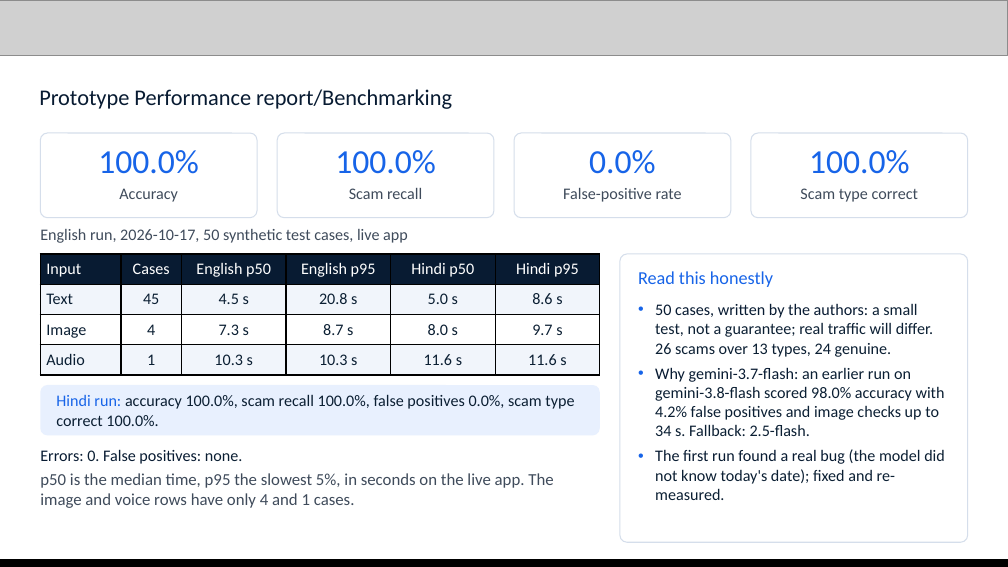
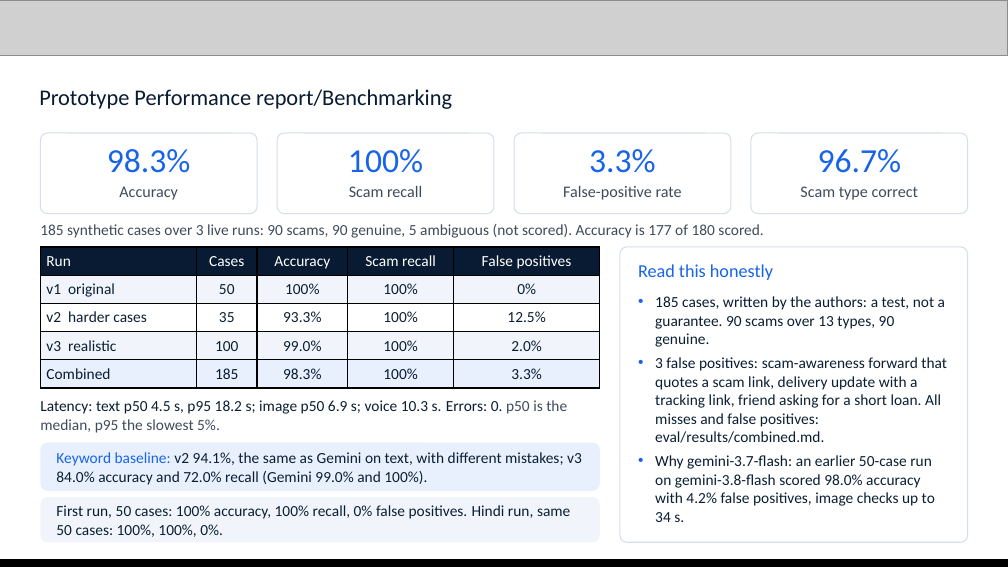
Before and after one commit to Namans12/scam-shield, a slide deck: slide 12 of docs/submission/Scam-Shield-deck.pptx. Drawn at 1008x567 pixels with LibreOffice and Linux fonts; fonts in the diff are those of the drawing; grey boxes stand for pictures. Boxes give left, top, right and bottom in pixels: in the first picture for what was removed or moved away, otherwise in the second. Text is boxed around its words. In the diff, an @@ line names an element or a change of style, - is before the commit and + after.

```diff
--- a/docs/submission/Scam-Shield-deck.pptx
+++ b/docs/submission/Scam-Shield-deck.pptx
@@ rounded rectangle: place and size @@
-rounded rectangle at (40, 133, 257, 218)
+rounded rectangle at (40, 133, 257, 214)
@@ text at (107, 149, 191, 173): text changed @@
-100.0%
+98.3%
@@ rounded rectangle: place and size @@
-rounded rectangle at (277, 133, 494, 218)
+rounded rectangle at (277, 133, 494, 214)
@@ text at (348, 149, 423, 173): text changed @@
-100.0%
+100%
@@ rounded rectangle: place and size @@
-rounded rectangle at (514, 133, 731, 218)
+rounded rectangle at (514, 133, 731, 214)
@@ text at (589, 149, 655, 173): text changed @@
-0.0%
+3.3%
@@ rounded rectangle: place and size @@
-rounded rectangle at (751, 133, 968, 218)
+rounded rectangle at (751, 133, 968, 214)
@@ text at (818, 149, 902, 173): text changed @@
-100.0%
+96.7%
@@ text at (40, 224, 763, 238): text changed; size 11.5 to 11 pt @@
-English run, 2026-10-17, 50 synthetic test cases, live app
+185 synthetic cases over 3 live runs: 90 scams, 90 genuine, 5 ambiguous (not scored). Accuracy is 177 of 180 scored.
@@ table at (40, 247, 600, 388) @@
-Input | Cases | English p50 | English p95 | Hindi p50 | Hindi p95
-Text | 45 | 4.5 s | 20.8 s | 5.0 s | 8.6 s
-Image | 4 | 7.3 s | 8.7 s | 8.0 s | 9.7 s
-Audio | 1 | 10.3 s | 10.3 s | 11.6 s | 11.6 s
+Run | Cases | Accuracy | Scam recall | False positives
+v1 original | 50 | 100% | 100% | 0%
+v2 harder cases | 35 | 93.3% | 100% | 12.5%
+v3 realistic | 100 | 99.0% | 100% | 2.0%
+Combined | 185 | 98.3% | 100% | 3.3%
@@ table: place and size @@
-table at (40, 254, 601, 375)
+table at (40, 247, 600, 388)
@@ rounded rectangle: place and size @@
-rounded rectangle at (620, 254, 968, 542)
+rounded rectangle at (620, 247, 968, 542)
@@ text "Read this honestly": place and size @@
-text "Read this honestly" at (638, 271, 773, 287)
+text "Read this honestly" at (638, 264, 773, 280)
@@ text at (655, 296, 947, 522): text changed; size 11.5 to 11 pt @@
-• 50 cases, written by the authors: a small test, not a guarantee; real traffic will differ. 26 scams over 13 types, 24 genuine.
-• Why gemini-3.7-flash: an earlier run on gemini-3.8-flash scored 98.0% accuracy with 4.2% false positives and image checks up to 34 s. Fallback: 2.5-flash.
-• The first run found a real bug (the model did not know today's date); fixed and re-measured.
+• 185 cases, written by the authors: a test, not a guarantee. 90 scams over 13 types, 90 genuine.
+• 3 false positives: scam-awareness forward that quotes a scam link, delivery update with a tracking link, friend asking for a short loan. All misses and false positives: eval/results/combined.md.
+• Why gemini-3.7-flash: an earlier 50-case run on gemini-3.8-flash scored 98.0% accuracy with 4.2% false positives, image checks up to 34 s.
@@ text added at (40, 400, 567, 433), 11 pt, text #0B1F33 @@
+Latency: text p50 4.5 s, p95 18.2 s; image p50 6.9 s; voice 10.3 s. Errors: 0. p50 is the median, p95 the slowest 5%.
@@ text removed at (56, 394, 574, 426) @@
-Hindi run: accuracy 100.0%, scam recall 100.0%, false positives 0.0%, scam type correct 100.0%.
@@ proportions changed in 5 elements at (40, 133, 257, 214), (277, 133, 494, 214), (514, 133, 731, 214), (751, 133, 968, 214), (40, 443, 600, 491) @@
@@ rounded rectangle: place and size @@
-rounded rectangle at (40, 385, 600, 435)
+rounded rectangle at (40, 443, 600, 491)
@@ text "Keyword baseline: v2 94.1%, the ..." at (56, 452, 582, 485): vertical alignment top to middle @@
@@ text at (56, 452, 582, 485): text changed; size 12 to 11 pt; text colour #3F4B5B to #0B1F33 @@
-Errors: 0. False positives: none.
-p50 is the median time, p95 the slowest 5%, in seconds on the live app. The image and voice rows have only 4 and 1 cases.
+Keyword baseline: v2 94.1%, the same as Gemini on text, with different mistakes; v3 84.0% accuracy and 72.0% recall (Gemini 99.0% and 100%).
@@ rounded rectangle added at (40, 497, 600, 542), fill #F1F5FB @@
@@ text added at (56, 505, 570, 537), 11 pt, text #0B1F33 @@
+First run, 50 cases: 100% accuracy, 100% recall, 0% false positives. Hindi run, same 50 cases: 100%, 100%, 0%.
```
Also in this commit, not shown: 4 other slides changed, 3 other files.
